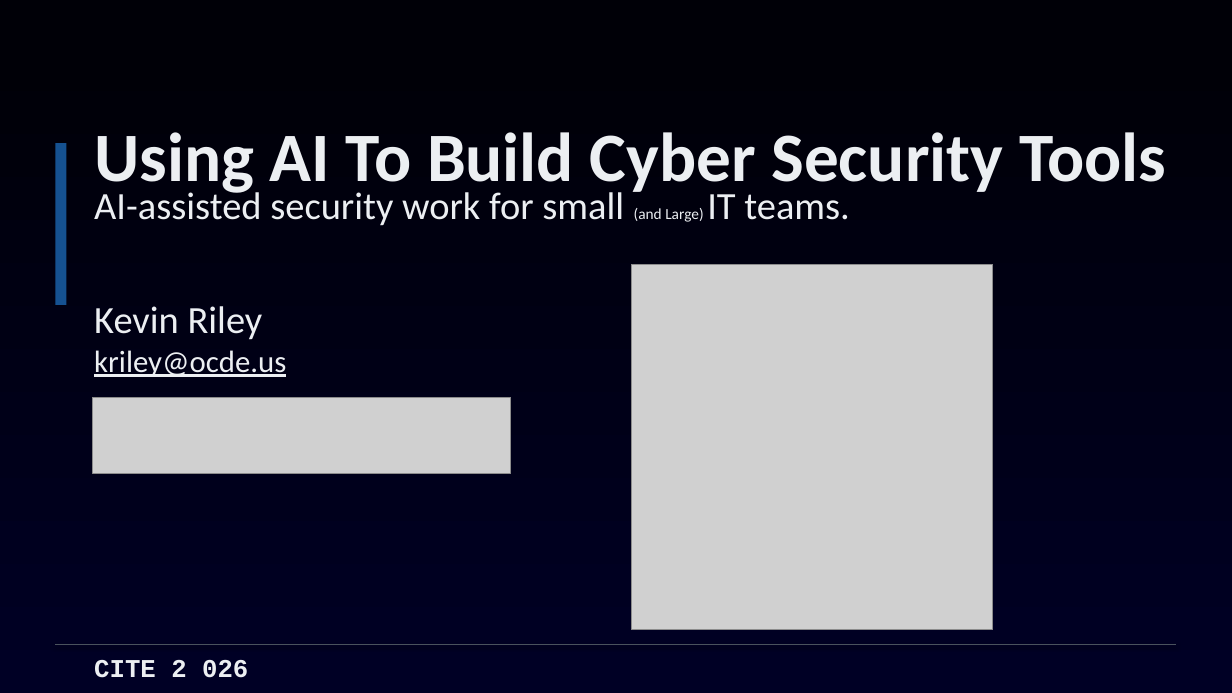
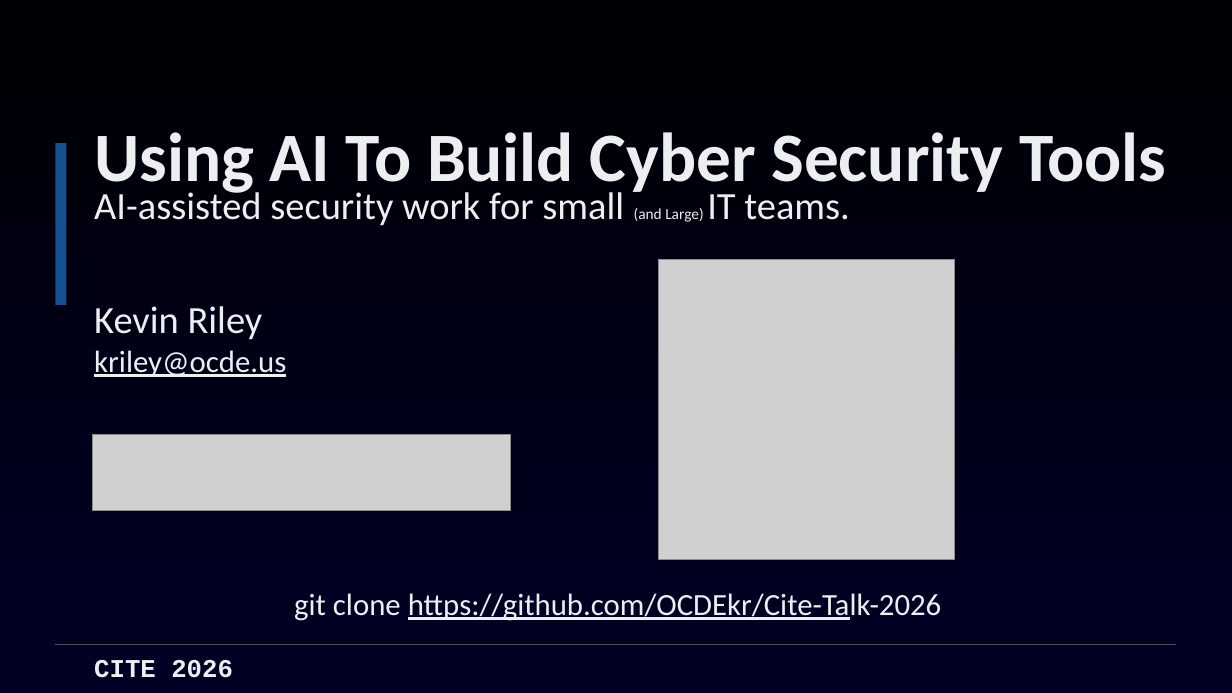
Before and after one commit to OCDEkr/Cite-Talk-2026, a slide deck: slide 1 of CITE-2026-AI-Cybersecurity-Workshop.pptx. Drawn at 1232x693 pixels with LibreOffice and Linux fonts; fonts in the diff are those of the drawing; grey boxes stand for pictures. Boxes give left, top, right and bottom in pixels: in the first picture for what was removed or moved away, otherwise in the second. Text is boxed around its words. In the diff, an @@ line names an element or a change of style, - is before the commit and + after.

```diff
--- a/CITE-2026-AI-Cybersecurity-Workshop.pptx
+++ b/CITE-2026-AI-Cybersecurity-Workshop.pptx
@@ picture: place and size @@
-picture at (631,264,994,629)
+picture at (658,260,955,559)
@@ picture: place and size @@
-picture at (92,397,511,474)
+picture at (92,434,511,511)
@@ text added at (294,593,941,621), 24 pt, text #ECEFF2, underline @@
+git clone https://github.com/OCDEkr/Cite-Talk-2026
@@ text at (94,660,233,678): spaces changed @@
-CITE 2 026
+CITE 2026
```
Also in this commit, not shown: 4 other slides changed, 9 other files.
